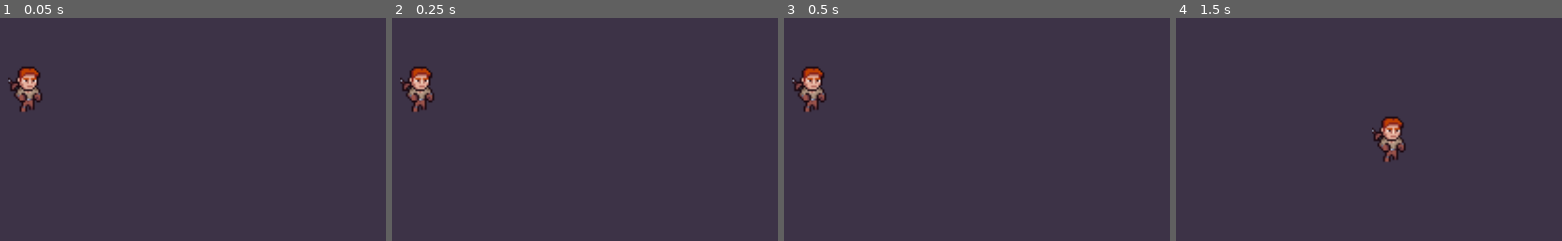
Above: before the commit, frames 1-4 (left to right).
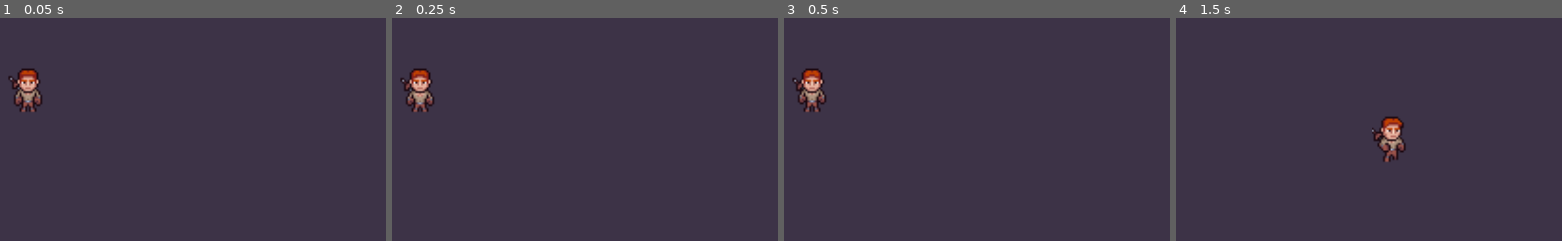
Above: after the commit, the same moments.

Repository: MathieuCouronne/Godot_TD1
Game: Godot game, scene res://source/main.tscn
The game is run twice, just before and just after one commit, with the same random seed, the same clock (stepped at 60 frames per second) and the same inputs.
Inputs:
- Up to frame 1 (0.05 s): no input
- Up to frame 2 (0.25 s): no input
- Up to frame 3 (0.5 s): no input
- Up to frame 4 (1.5 s): hold Right (move_right) 0.53-1.28 s; hold Down (move_down) from 1.28 s (still down)
The pictures show only the part of the screen within x 37-87%, y 40-90%; the shares and areas given below are measured in that part.

The runs differ from the first frame. In frame 1, 0.9% of the frame differs, in the area x 2-11%, y 21-43%; in frame 2, 0.9%; in frame 3, 0.8%; in frame 4, nothing differs.

Commit message:
feat(player) : add iddle down animation

Diff:
--- a/source/main.tscn
+++ b/source/main.tscn
@@ -150,5 +150,3 @@
 
 [node name="StartPosition" type="Marker2D" parent="."]
 position = Vector2(525, 402)
-
-[connection signal="hit" from="Player" to="." method="game_over"]
--- a/source/player.gd
+++ b/source/player.gd
@@ -2,7 +2,6 @@
 
 @export var speed = 400
 var screen_size
-signal hit
 
 # Called when the node enters the scene tree for the first time.
 func _ready() -> void:
@@ -29,7 +28,8 @@
 		velocity = velocity.normalized() * speed
 		$AnimatedSprite2D.play()
 	else:
-		$AnimatedSprite2D.stop()
+		$AnimatedSprite2D.animation = "idle_down"
+		#$AnimatedSprite2D.stop()
 
 	position += velocity * delta
 	position = position.clamp(Vector2.ZERO, screen_size)
@@ -39,3 +39,5 @@
 	position = pos
 	show()
 	$CollisionShape2D.disabled = false
+	$AnimatedSprite2D.animation = "idle_down"
+	$AnimatedSprite2D.play()
--- a/source/player.tscn
+++ b/source/player.tscn
@@ -1,7 +1,8 @@
-[gd_scene load_steps=32 format=3 uid="uid://d118r6txid11x"]
+[gd_scene load_steps=37 format=3 uid="uid://d118r6txid11x"]
 
 [ext_resource type="Script" path="res://source/player.gd" id="1_ctwk3"]
 [ext_resource type="Texture2D" uid="uid://c3kx3i3yelxbl" path="res://assets/player/run/run_down_40x40.png" id="2_83a18"]
+[ext_resource type="Texture2D" uid="uid://dvpd53n855gl3" path="res://assets/player/idle/idle_down_40x40.png" id="3_a7xq8"]
 [ext_resource type="Texture2D" uid="uid://djtlsi4ril3ov" path="res://assets/player/run/run_left_40x40.png" id="3_ecybc"]
 [ext_resource type="Texture2D" uid="uid://d35s81vb0p6ih" path="res://assets/player/run/run_right_40x40.png" id="4_gdoo6"]
 [ext_resource type="Texture2D" uid="uid://ttmn0u1lg8da" path="res://assets/world/run_up_40x40.png" id="5_natqt"]
@@ -30,6 +31,22 @@
 atlas = ExtResource("2_83a18")
 region = Rect2(210, 0, 20, 40)
 
+[sub_resource type="AtlasTexture" id="AtlasTexture_hsi37"]
+atlas = ExtResource("3_a7xq8")
+region = Rect2(10, 0, 20, 40)
+
+[sub_resource type="AtlasTexture" id="AtlasTexture_tpuej"]
+atlas = ExtResource("3_a7xq8")
+region = Rect2(50, 0, 20, 40)
+
+[sub_resource type="AtlasTexture" id="AtlasTexture_tkebw"]
+atlas = ExtResource("3_a7xq8")
+region = Rect2(90, 0, 20, 40)
+
+[sub_resource type="AtlasTexture" id="AtlasTexture_ewcmk"]
+atlas = ExtResource("3_a7xq8")
+region = Rect2(130, 0, 20, 40)
+
 [sub_resource type="AtlasTexture" id="AtlasTexture_e12hb"]
 atlas = ExtResource("3_ecybc")
 region = Rect2(10, 0, 20, 40)
@@ -125,6 +142,23 @@
 }],
 "loop": true,
 "name": &"down",
+"speed": 5.0
+}, {
+"frames": [{
+"duration": 1.0,
+"texture": SubResource("AtlasTexture_hsi37")
+}, {
+"duration": 1.0,
+"texture": SubResource("AtlasTexture_tpuej")
+}, {
+"duration": 1.0,
+"texture": SubResource("AtlasTexture_tkebw")
+}, {
+"duration": 1.0,
+"texture": SubResource("AtlasTexture_ewcmk")
+}],
+"loop": true,
+"name": &"idle_down",
 "speed": 5.0
 }, {
 "frames": [{
@@ -209,7 +243,7 @@
 [node name="AnimatedSprite2D" type="AnimatedSprite2D" parent="."]
 scale = Vector2(3, 3)
 sprite_frames = SubResource("SpriteFrames_3r31j")
-animation = &"down"
+animation = &"idle_down"
 
 [node name="CollisionShape2D" type="CollisionShape2D" parent="."]
 shape = SubResource("CapsuleShape2D_t0t5l")
